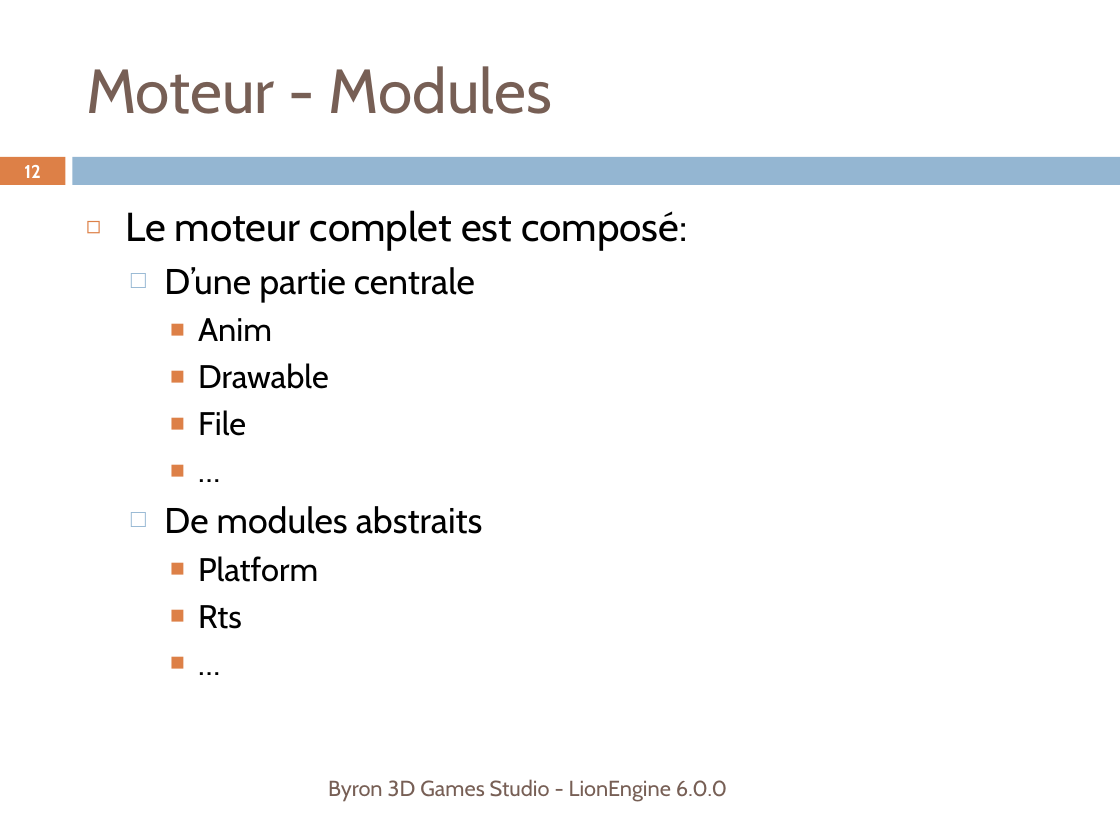
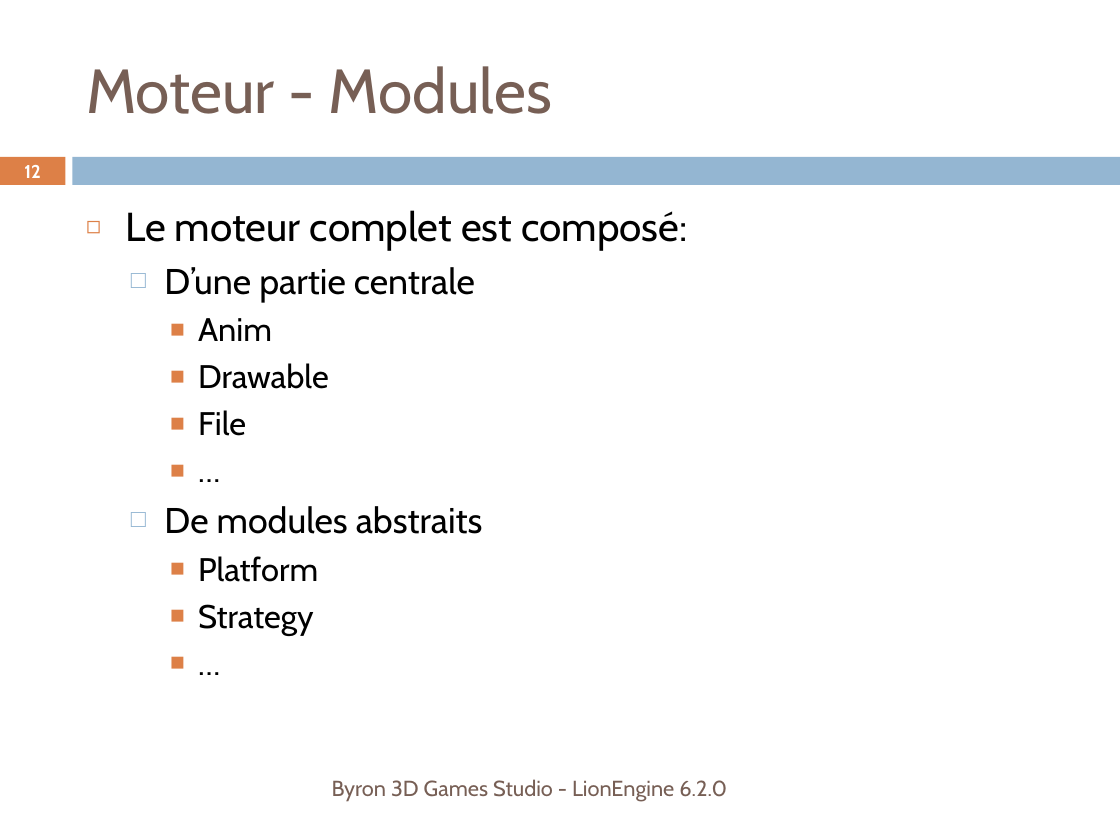
Before and after one commit to b3dgs/lionengine, a slide deck: slide 12 of doc/src/lionengine.pptx. Drawn at 1120x840 pixels with LibreOffice and Linux fonts; fonts in the diff are those of the drawing. Boxes give left, top, right and bottom in pixels: in the first picture for what was removed or moved away, otherwise in the second. Text is boxed around its words. In the diff, an @@ line names an element or a change of style, - is before the commit and + after.

```diff
--- a/doc/src/lionengine.pptx
+++ b/doc/src/lionengine.pptx
@@ text at <box>198,604,314,636</box>: text changed @@
-    ■ Rts
+    ■ Strategy
@@ text at <box>332,779,727,801</box>: text changed @@
-Byron 3D Games Studio - LionEngine 6.0.0
+Byron 3D Games Studio - LionEngine 6.2.0
```
Also in this commit, not shown: 48 other slides changed.
